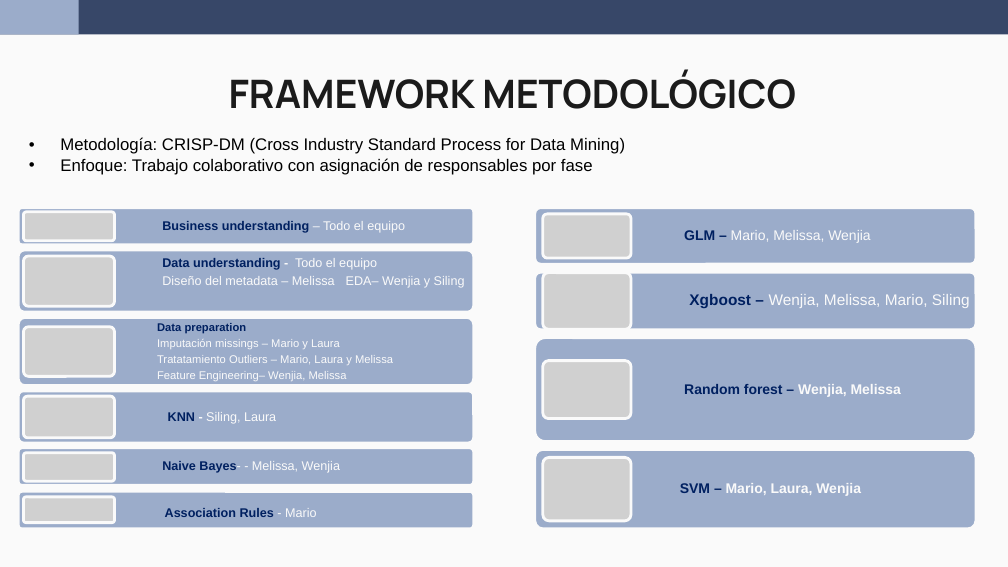
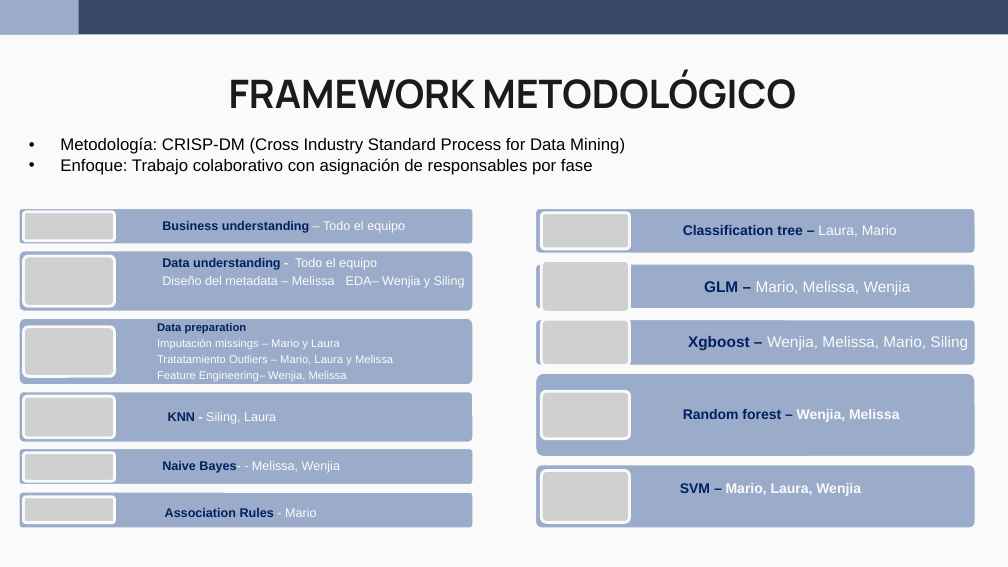
Before and after one commit to wen2111/Mineria, a slide deck: slide 3 of Entrega_2/00.REPORTE/Reporte_Grupo5_new.pptx. Drawn at 1008x567 pixels with LibreOffice and Linux fonts; fonts in the diff are those of the drawing; grey boxes stand for pictures. Boxes give left, top, right and bottom in pixels: in the first picture for what was removed or moved away, otherwise in the second. Text is boxed around its words. In the diff, an @@ line names an element or a change of style, - is before the commit and + after.

```diff
--- a/Entrega_2/00.REPORTE/Reporte_Grupo5_new.pptx
+++ b/Entrega_2/00.REPORTE/Reporte_Grupo5_new.pptx
@@ rounded rectangle: place and size @@
-rounded rectangle at (535, 208, 977, 264)
+rounded rectangle at (535, 208, 977, 254)
@@ picture: place and size @@
-picture at (542, 214, 631, 258)
+picture at (541, 213, 630, 249)
@@ text added at (683, 225, 897, 236), 10 pt, text #002060, bold @@
+Classification tree – Laura, Mario
@@ rounded rectangle: place and size @@
-rounded rectangle at (535, 272, 977, 330)
+rounded rectangle at (535, 263, 977, 309)
@@ picture: place and size @@
-picture at (542, 272, 631, 329)
+picture at (541, 260, 630, 312)
@@ text "GLM – Mario, Melissa, Wenjia": place and size @@
-text "GLM – Mario, Melissa, Wenjia" at (684, 230, 870, 243)
+text "GLM – Mario, Melissa, Wenjia" at (704, 281, 911, 295)
@@ text "GLM – Mario, Melissa, Wenjia" at (704, 281, 911, 295): size 10 to 11 pt @@
@@ rounded rectangle added at (535, 319, 977, 366), fill #9BACCA, outline #FAFAFA 2 pt @@
@@ picture: place and size @@
-picture at (542, 361, 631, 419)
+picture at (541, 320, 630, 366)
@@ text "Xgboost – Wenjia, Melissa, Mario, ...": place and size @@
-text "Xgboost – Wenjia, Melissa, Mario, ..." at (689, 294, 970, 308)
+text "Xgboost – Wenjia, Melissa, Mario, ..." at (688, 336, 968, 350)
@@ rounded rectangle: place and size @@
-rounded rectangle at (535, 338, 977, 442)
+rounded rectangle at (535, 373, 977, 458)
@@ text "Random forest – Wenjia, Melissa": place and size @@
-text "Random forest – Wenjia, Melissa" at (684, 384, 901, 397)
+text "Random forest – Wenjia, Melissa" at (683, 409, 899, 422)
@@ picture: place and size @@
-picture at (542, 458, 631, 521)
+picture at (541, 391, 630, 438)
@@ rounded rectangle: place and size @@
-rounded rectangle at (535, 450, 977, 529)
+rounded rectangle at (535, 464, 977, 528)
@@ picture added at (541, 471, 630, 523) @@
```
Also in this commit, not shown: 2 other slides changed, 1 slide added, 2 slides removed, 2 other files.
